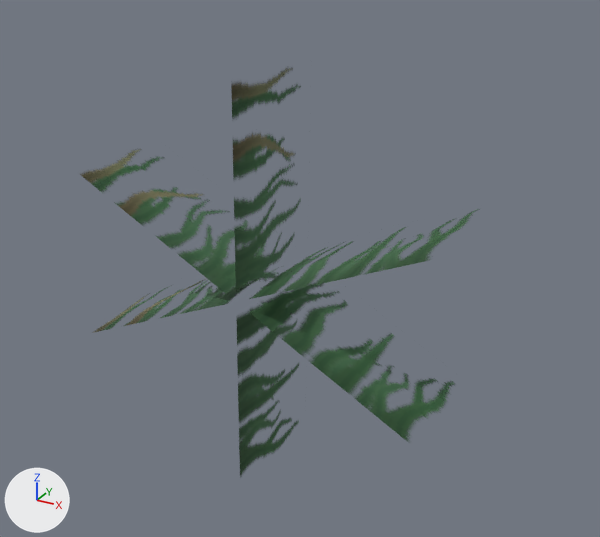
One commit to the glTF model models/vegetation/Tuft_Tiny.glb: the scene before it, then after it.
Camera for both pictures: a 50 mm lens placed at (0.338, -0.507, 0.295), pointed at (0.022, 0.068, 0.008). Lighting does not change. The marker at lower left points along +X, +Y and +Z. The first picture is the older version.

In view in the first picture: 'Tuft_Tiny'.
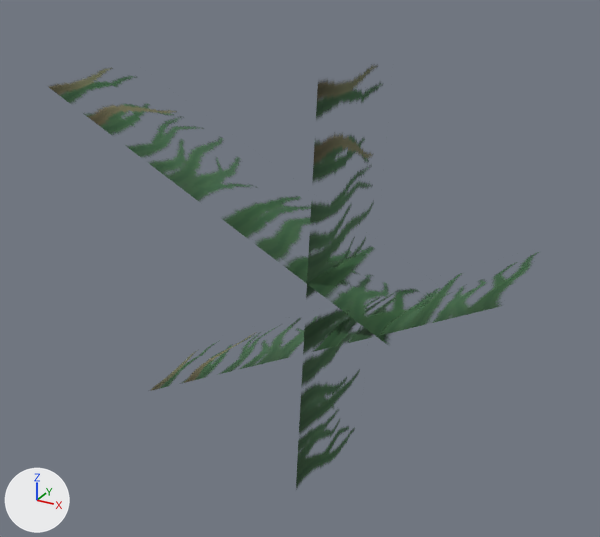
The change, as a list of edits to the scene's bpy script:
```text
Change me_tuft_tiny:
    used by ob_tuft_tiny; location = (0.0, 0.0, 0.0)
    remove me_tuft_tiny.from_pydata(...)  # 24 vertices, 18 faces; spans x -0.185..0.184, y 0.0..0.127, z -0.2..0.2
    add me_tuft_tiny.from_pydata(...)  # 24 vertices, 18 faces; spans x -0.201..0.235, y 0.0..0.126, z -0.192..0.208
    me_tuft_tiny part 1: the loose piece of 8 vertices spanning x -0.176..0.178, y 0.0..0.113, z -0.096..0.101 is scaled about its middle by (1.01, 1, 0.956), then moved by (-0.023, 0.0, 0.076)
    me_tuft_tiny part 2: the loose piece of 8 vertices spanning x -0.185..0.184, y 0.0..0.127, z -0.079..0.083 is scaled about its middle by (0.969, 0.911, 1.15), then moved by (0.057, -0.006, -0.034)
    me_tuft_tiny part 3
    me_tuft_tiny.vertices[0].co: (0.003, 0.0, 0.2) -> (0.074, 0.0, 0.208)
    me_tuft_tiny.vertices[1].co: (-0.003, 0.0, -0.2) -> (0.054, 0.0, -0.191)
    me_tuft_tiny.vertices[2].co: (0.007, 0.042, 0.2) -> (0.08, 0.044, 0.208)
    me_tuft_tiny.vertices[3].co: (0.002, 0.042, -0.2) -> (0.059, 0.044, -0.192)
    me_tuft_tiny.vertices[4].co: (0.007, 0.083, 0.2) -> (0.081, 0.086, 0.208)
    me_tuft_tiny.vertices[5].co: (0.002, 0.083, -0.2) -> (0.06, 0.086, -0.192)
    me_tuft_tiny.vertices[6].co: (0.004, 0.121, 0.2) -> (0.077, 0.126, 0.208)
    me_tuft_tiny.vertices[7].co: (-0.001, 0.121, -0.2) -> (0.057, 0.126, -0.192)
```

Location of each change, (x1, y1, x2, y2) in pixels of the pictures (600 x 537 px; the box of a moved part takes in the faces that stretch with it):
'Tuft_Tiny', reshaped (23% wider): before (80, 68, 479, 477); after (49, 65, 539, 489)
part 1 of me_tuft_tiny, moved or reshaped: before (80, 149, 455, 442); after (49, 68, 431, 344)
part 2 of me_tuft_tiny, moved or reshaped: before (93, 209, 479, 333); after (150, 252, 539, 391)
part 3 of me_tuft_tiny, moved or reshaped: before (231, 68, 301, 477); after (296, 65, 383, 489)
